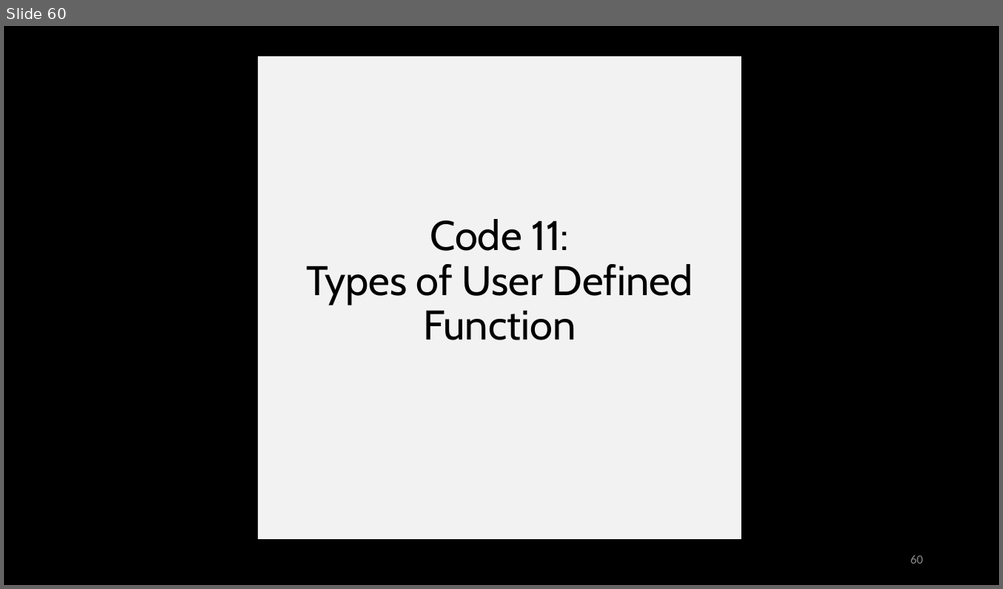
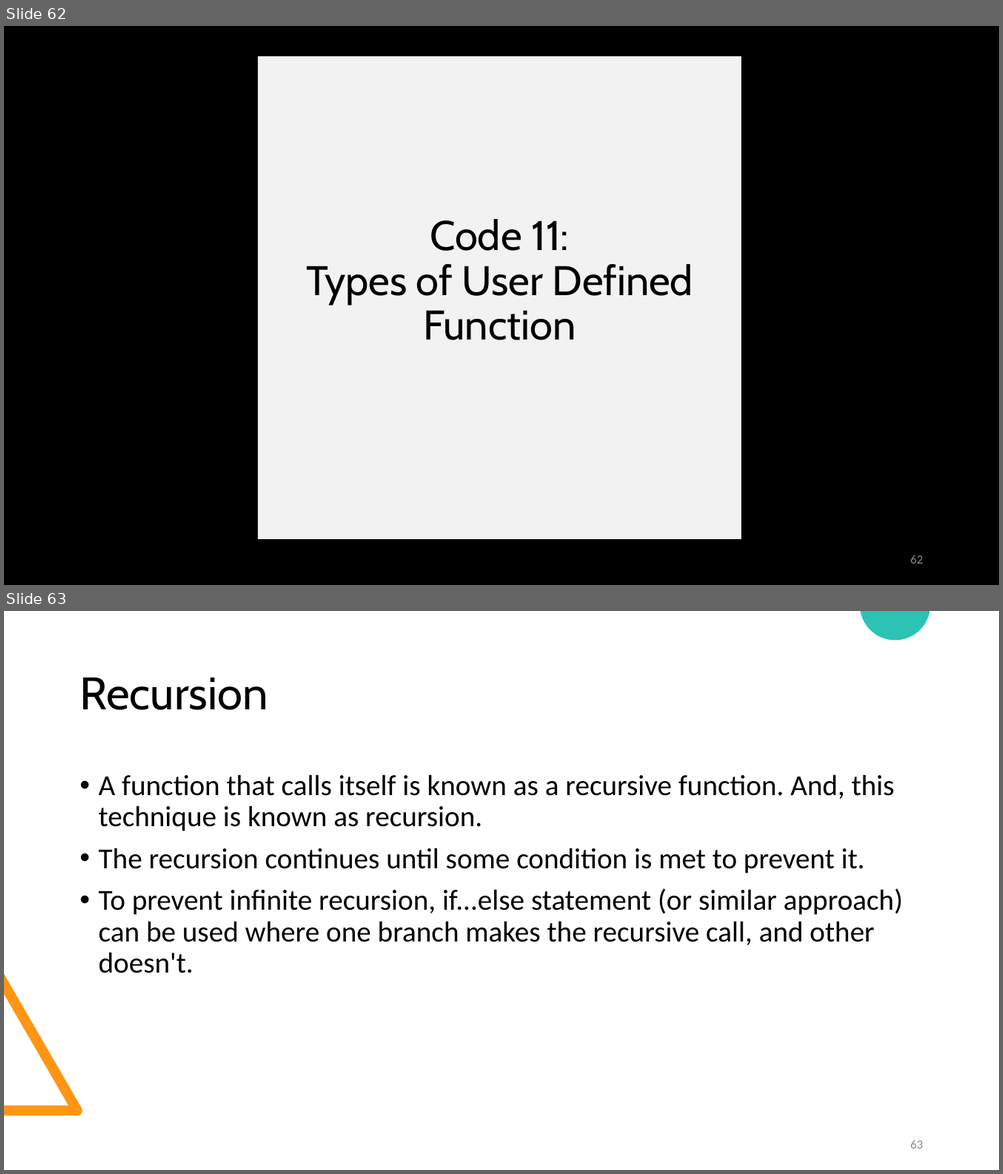
Before and after one commit to piyushtanksale00/TCOERWorkshop, a slide deck: C Programming Workshop.pptx. Shown one above the other, each under a label of ours: slide 60 before the commit, slides 62 and 63 after it. The pictures are 1003x589 and 1003x1174 pixels, drawn with LibreOffice and Linux fonts; fonts in the diff are those of the drawing. Boxes give left, top, right and bottom in pixels: in the first picture for what was removed or moved away, otherwise in the second. Text is boxed around its words. In the diff, an @@ line names an element or a change of style, - is before the commit and + after.

```diff
--- a/C Programming Workshop.pptx
+++ b/C Programming Workshop.pptx
@@ slide 63 added at [4, 611, 999, 1170], background #FFFFFF @@
@@ freeform shape added at [860, 611, 930, 640], fill #2CC3B4 @@
@@ title added at [79, 678, 267, 710], 44 pt, text #000000 @@
+Recursion
@@ text added at [99, 775, 902, 974], 28 pt, text #000000 @@
+• A function that calls itself is known as a recursive function. And, this technique is known as recursion.
+• The recursion continues until some condition is met to prevent it.
+• To prevent infinite recursion, if...else statement (or similar approach) can be used where one branch makes the recursive call, and other doesn't.
@@ freeform shape added at [4, 974, 82, 1116], fill #FF9514 @@
@@ page number added at [910, 1141, 922, 1149], 12 pt, text #8C8C8C @@
+63
@@ what was slide 60 is now slide 62 @@
@@ page number at [910, 556, 922, 564]: text changed @@
-60
+62
```
Also in this commit, not shown: 2 slides changed, 32 other slides added.
